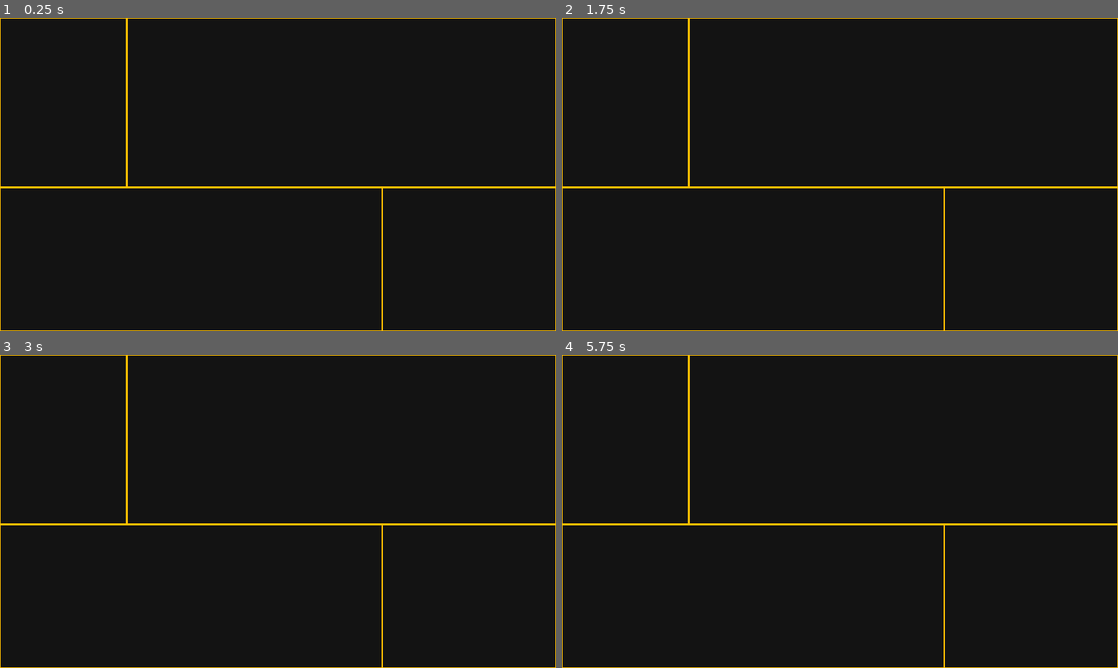
Above: before the commit, frames 1-4 (two rows, left to right).
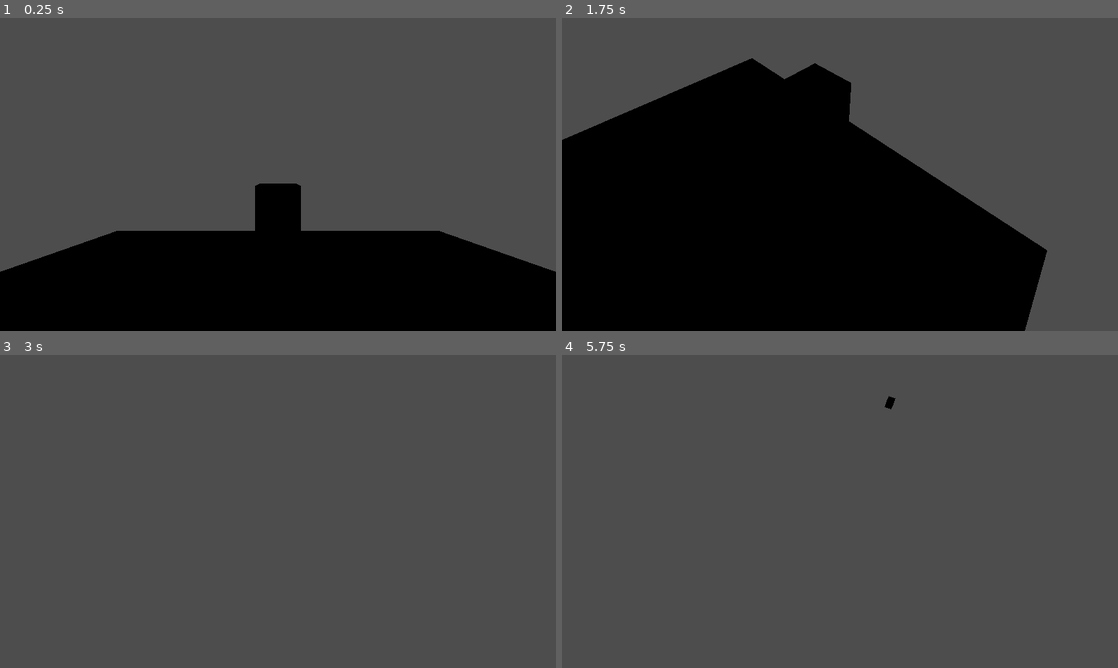
Above: after the commit, the same moments.

Repository: Rain-Gayming/Unnamed-RPG-Game
Game: Godot game, scene res://world/scenes/world_one.tscn
Two runs of this game, one before a commit and one after it. Both use one fixed random seed, a clock stepped at 60 frames per second and the inputs below. Before the commit the project starts from res://ui/scenes/main_ui_test.tscn.
Inputs (mouse positions are in pixels of both pictures, inside the frame that each line leads up to):
- Up to frame 1 (0.25 s): no input
- Up to frame 2 (1.75 s): click (623, 102) at 0.52 s; tap Enter (ui_accept) at 1.25, 1.35 s; move the mouse to (962, 158) at 1.27 s; hold D (movement_right, bound only after the commit) from 1.28 s (still down); tap Space (movement_jump, bound only after the commit) at 1.52 s; tap F (gameplay_interact, bound only after the commit) at 1.55 s
- Up to frame 3 (3 s): tap Space (movement_jump, bound only after the commit) at 1.82, 2.27, 2.3, 2.57, 2.85 s; move the mouse to (166, 527) at 2.02 s; release D (movement_right, bound only after the commit) at 2.03 s; hold S (movement_back, bound only after the commit) 2.03-2.78 s; tap F (gameplay_interact, bound only after the commit) at 2.1 s; move the mouse to (333, 442) at 2.77 s; hold D (movement_right, bound only after the commit) from 2.78 s (still down)
- Up to frame 4 (5.75 s): tap Enter (ui_accept) at 3.05, 3.5, 4.25, 4.35, 5, 5.3 s; move the mouse to (812, 574) at 3.52 s; release D (movement_right, bound only after the commit) at 3.53 s; hold W (movement_forward, bound only after the commit) 3.53-4.28 s; click (812, 574) at 3.6 s; tap Space (movement_jump, bound only after the commit) at 3.77, 4.07, 4.52, 4.55, 4.82, 5.27, 5.57 s; tap F (gameplay_interact, bound only after the commit) at 3.8, 5.1 s; move the mouse to (1006, 558) at 4.27 s; hold A (movement_left, bound only after the commit) from 4.28 s (still down); move the mouse to (673, 464) at 5.02 s

The runs differ from the first frame. In frame 1, 70% of the frame differs, in the area x 0-100%, y 0-100%; in frame 2, 45%; in frame 3, 100%; in frame 4, 100%.

Commit message:
interaction camera, settings script, player camer and fixed movement

Diff:
--- /dev/null
+++ b/unnamedrpggame/game/scripts/cursor_manager.gd
@@ -0,0 +1,10 @@
+extends Node
+
+@export var is_in_game: bool = true
+@export var is_paused: bool
+
+func _process(_delta):
+	if is_in_game:
+		Input.mouse_mode = Input.MOUSE_MODE_CAPTURED
+	else:
+		Input.mouse_mode = Input.MOUSE_MODE_VISIBLE
--- /dev/null
+++ b/unnamedrpggame/game/scripts/settings.gd
@@ -0,0 +1,7 @@
+extends Node
+
+@export_group("inputs")
+@export var y_sensitivity: float = 0.75
+@export var x_sensitivity: float = 0.75
+@export var invert_x: bool
+@export var invert_y: bool
--- /dev/null
+++ b/unnamedrpggame/interacting/scripts/interactable.gd
@@ -0,0 +1,5 @@
+extends Node
+
+
+func interact():
+	pass
--- /dev/null
+++ b/unnamedrpggame/interacting/scripts/interaction_camera.gd
@@ -0,0 +1,14 @@
+extends Node3D
+
+@export var reach_distance: float
+@export var raycast: RayCast3D
+
+func _ready():
+	raycast.target_position.y = -reach_distance
+
+func _process(_delta: float):
+	if Input.is_action_just_pressed("gameplay_interact"):
+		if raycast.is_colliding():
+			var hit = raycast.get_collider()
+			if hit.has_method("interact"):
+				print("^-^")
--- /dev/null
+++ b/unnamedrpggame/player/scripts/player_camera.gd
@@ -0,0 +1,24 @@
+extends Node3D
+
+@export_group("references")
+@export var look_rot: Vector2
+@export var player_body: Node3D
+
+func _physics_process(_delta: float):
+	player_body.rotation_degrees.y = look_rot.y
+	rotation_degrees.x = look_rot.x
+
+
+func _input(event):
+	if event is InputEventMouseMotion:
+		if Settings.invert_x:
+			look_rot.x += (event.relative.y * Settings.x_sensitivity)
+		else:
+			look_rot.x -= (event.relative.y * Settings.x_sensitivity)
+
+		if Settings.invert_x:
+			look_rot.y += (event.relative.x * Settings.x_sensitivity)
+		else:
+			look_rot.y -= (event.relative.x * Settings.x_sensitivity)
+
+		look_rot.x = clamp(look_rot.x, -85, 85)
--- /dev/null
+++ b/unnamedrpggame/player/scripts/player_movement.gd
@@ -0,0 +1,25 @@
+extends CharacterBody3D
+
+@export var current_speed: float
+@export var jump_height: float
+@export var acceleration: float
+
+var gravity = ProjectSettings.get_setting("physics/3d/default_gravity")
+
+func _physics_process(delta: float) -> void:
+	if not is_on_floor():
+		velocity.y -= gravity * delta
+
+	if Input.is_action_just_pressed("movement_jump") and is_on_floor():
+		velocity.y = jump_height
+
+	var input_direction = Input.get_vector("movement_left", "movement_right", "movement_forward", "movement_back")
+	var direction = (transform.basis * Vector3(input_direction.x, 0, input_direction.y)).normalized()
+	if direction:
+		velocity.x = lerp(velocity.x, direction.x * current_speed, acceleration * delta)
+		velocity.z = lerp(velocity.z, direction.z * current_speed, acceleration * delta)
+	else:
+		velocity.x = lerp(velocity.x, 0.0, acceleration * delta)
+		velocity.z = lerp(velocity.z, 0.0, acceleration * delta)
+
+	move_and_slide()
--- a/unnamedrpggame/project.godot
+++ b/unnamedrpggame/project.godot
@@ -12,14 +12,16 @@
 
 config/name="UnnamedRpgGame"
 config/tags=PackedStringArray("\"woke\"", "hasatleast1lesbian", "highfantasy", "mainproject", "rpg")
-run/main_scene="res://ui/scenes/main_ui_test.tscn"
+run/main_scene="res://world/scenes/world_one.tscn"
 config/features=PackedStringArray("4.3", "Forward Plus")
 boot_splash/show_image=false
 config/icon="res://icon.svg"
 
 [autoload]
 
-UiDirections="*res://ui/controllable_ui/UiDirections.gd"
+UiDirections="*res://ui/controllable_ui/ui_directions.gd"
+Settings="*res://game/scripts/settings.gd"
+CursorManager="*res://game/scripts/cursor_manager.gd"
 
 [display]
 
@@ -34,6 +36,51 @@
 "events": [Object(InputEventMouseButton,"resource_local_to_scene":false,"resource_name":"","device":-1,"window_id":0,"a …(253 unchanged characters)…
 ]
 }
+movement_left={
+"deadzone": 0.5,
+"events": [Object(InputEventKey,"resource_local_to_scene":false,"resource_name":"","device":-1,"window_id":0,"alt_pressed":false,"shift_pressed":false,"ctrl_pressed":false,"meta_pressed":false,"pressed":false,"keycode":0,"physical_keycode":65,"key_label":0,"unicode":97,"location":0,"echo":false,"script":null)
+]
+}
+movement_right={
+"deadzone": 0.5,
+"events": [Object(InputEventKey,"resource_local_to_scene":false,"resource_name":"","device":-1,"window_id":0,"alt_pressed":false,"shift_pressed":false,"ctrl_pressed":false,"meta_pressed":false,"pressed":false,"keycode":0,"physical_keycode":68,"key_label":0,"unicode":100,"location":0,"echo":false,"script":null)
+]
+}
+movement_forward={
+"deadzone": 0.5,
+"events": [Object(InputEventKey,"resource_local_to_scene":false,"resource_name":"","device":-1,"window_id":0,"alt_pressed":false,"shift_pressed":false,"ctrl_pressed":false,"meta_pressed":false,"pressed":false,"keycode":0,"physical_keycode":87,"key_label":0,"unicode":119,"location":0,"echo":false,"script":null)
+]
+}
+movement_back={
+"deadzone": 0.5,
+"events": [Object(InputEventKey,"resource_local_to_scene":false,"resource_name":"","device":-1,"window_id":0,"alt_pressed":false,"shift_pressed":false,"ctrl_pressed":false,"meta_pressed":false,"pressed":false,"keycode":0,"physical_keycode":83,"key_label":0,"unicode":115,"location":0,"echo":false,"script":null)
+]
+}
+movement_jump={
+"deadzone": 0.5,
+"events": [Object(InputEventKey,"resource_local_to_scene":false,"resource_name":"","device":-1,"window_id":0,"alt_pressed":false,"shift_pressed":false,"ctrl_pressed":false,"meta_pressed":false,"pressed":false,"keycode":0,"physical_keycode":32,"key_label":0,"unicode":32,"location":0,"echo":false,"script":null)
+]
+}
+movement_crouch={
+"deadzone": 0.5,
+"events": [Object(InputEventKey,"resource_local_to_scene":false,"resource_name":"","device":-1,"window_id":0,"alt_pressed":false,"shift_pressed":false,"ctrl_pressed":false,"meta_pressed":false,"pressed":false,"keycode":0,"physical_keycode":4194326,"key_label":0,"unicode":0,"location":0,"echo":false,"script":null)
+]
+}
+movement_run={
+"deadzone": 0.5,
+"events": [Object(InputEventKey,"resource_local_to_scene":false,"resource_name":"","device":-1,"window_id":0,"alt_pressed":false,"shift_pressed":false,"ctrl_pressed":false,"meta_pressed":false,"pressed":false,"keycode":0,"physical_keycode":4194328,"key_label":0,"unicode":0,"location":0,"echo":false,"script":null)
+]
+}
+movement_sprint={
+"deadzone": 0.5,
+"events": [Object(InputEventKey,"resource_local_to_scene":false,"resource_name":"","device":-1,"window_id":0,"alt_pressed":false,"shift_pressed":false,"ctrl_pressed":false,"meta_pressed":false,"pressed":false,"keycode":0,"physical_keycode":4194325,"key_label":0,"unicode":0,"location":0,"echo":false,"script":null)
+]
+}
+gameplay_interact={
+"deadzone": 0.5,
+"events": [Object(InputEventKey,"resource_local_to_scene":false,"resource_name":"","device":-1,"window_id":0,"alt_pressed":false,"shift_pressed":false,"ctrl_pressed":false,"meta_pressed":false,"pressed":false,"keycode":0,"physical_keycode":70,"key_label":0,"unicode":102,"location":0,"echo":false,"script":null)
+]
+}
 
 [rendering]
 
--- a/unnamedrpggame/ui/controllable_ui/scenes/controlable_menu.tscn
+++ b/unnamedrpggame/ui/controllable_ui/scenes/controlable_menu.tscn
@@ -1,6 +1,6 @@
 [gd_scene load_steps=4 format=3 uid="uid://b25i31r51qafw"]
 
-[ext_resource type="Script" path="res://ui/controllable_ui/scripts/ControllableMenu.gd" id="1_7uupb"]
+[ext_resource type="Script" path="res://ui/controllable_ui/scripts/controllable_menu.gd" id="1_7uupb"]
 [ext_resource type="PackedScene" uid="uid://fdwr4crkey1a" path="res://ui/controllable_ui/scenes/selector.tscn" id="2_ittry"]
 [ext_resource type="Texture2D" uid="uid://d051r7snj2u0v" path="res://ui/ui_background.png" id="2_m8xda"]
 
--- a/unnamedrpggame/ui/controllable_ui/scenes/selector.tscn
+++ b/unnamedrpggame/ui/controllable_ui/scenes/selector.tscn
@@ -1,6 +1,6 @@
 [gd_scene load_steps=2 format=3 uid="uid://fdwr4crkey1a"]
 
-[ext_resource type="Script" path="res://ui/controllable_ui/scripts/Selector.gd" id="1_kma7p"]
+[ext_resource type="Script" path="res://ui/controllable_ui/scripts/menu_selector.gd" id="1_kma7p"]
 
 [node name="selector" type="Control" node_paths=PackedStringArray("debug_display")]
 layout_mode = 3
--- /dev/null
+++ b/unnamedrpggame/ui/inventory/items/new_resource.tres
@@ -0,0 +1,9 @@
+[gd_resource type="Resource" script_class="BaseItem" load_steps=2 format=3 uid="uid://u1hfc5fxgav2"]
+
+[ext_resource type="Script" path="res://ui/inventory/scripts/base_item_resource.gd" id="1_ur05l"]
+
+[resource]
+script = ExtResource("1_ur05l")
+item_name = ""
+item_description = ""
+can_stack = false
--- a/unnamedrpggame/ui/inventory/scenes/inventory.tscn
+++ b/unnamedrpggame/ui/inventory/scenes/inventory.tscn
@@ -1,16 +1,177 @@
-[gd_scene load_steps=4 format=3 uid="uid://y6volqeh44bh"]
-
-[ext_resource type="PackedScene" uid="uid://b25i31r51qafw" path="res://ui/controllable_ui/scenes/controlable_menu.tscn" id="1_uwwsr"]
+[gd_scene load_steps=10 format=3 uid="uid://y6volqeh44bh"]
+
+[ext_resource type="Script" path="res://ui/controllable_ui/scripts/controllable_menu.gd" id="1_b3frw"]
 [ext_resource type="Script" path="res://ui/variable_grid_columns.gd" id="2_hw0o6"]
+[ext_resource type="Texture2D" uid="uid://d051r7snj2u0v" path="res://ui/ui_background.png" id="2_nwacc"]
+[ext_resource type="PackedScene" uid="uid://fdwr4crkey1a" path="res://ui/controllable_ui/scenes/selector.tscn" id="3_0j40y"]
 [ext_resource type="PackedScene" uid="uid://bxtn0gk0ey7ph" path="res://ui/inventory/scenes/item_slot.tscn" id="3_rrcyy"]
-
-[node name="inventory" instance=ExtResource("1_uwwsr")]
+[ext_resource type="Script" path="res://ui/inventory/scripts/inventory.gd" id="6_tupjg"]
+[ext_resource type="Resource" uid="uid://u1hfc5fxgav2" path="res://ui/inventory/items/new_resource.tres" id="7_mkq6c"]
+[ext_resource type="Script" path="res://ui/inventory/scripts/inventory_item.gd" id="8_pe4my"]
+
+[sub_resource type="Resource" id="Resource_4ewau"]
+script = ExtResource("8_pe4my")
+current_item = ExtResource("7_mkq6c")
+current_amount = 4
+
+[node name="inventory" type="Control"]
+layout_mode = 3
+anchors_preset = 8
+anchor_left = 0.5
+anchor_top = 0.5
+anchor_right = 0.5
+anchor_bottom = 0.5
 offset_left = -582.0
 offset_top = -449.0
 offset_right = 565.0
 offset_bottom = 317.0
-
-[node name="item_grid" type="GridContainer" parent="." index="10"]
+grow_horizontal = 2
+grow_vertical = 2
+pivot_offset = Vector2(300, 250)
+size_flags_horizontal = 6
+size_flags_vertical = 3
+script = ExtResource("1_b3frw")
+
+[node name="NinePatchRect" type="NinePatchRect" parent="."]
+layout_mode = 1
+anchors_preset = 15
+anchor_right = 1.0
+anchor_bottom = 1.0
+grow_horizontal = 2
+grow_vertical = 2
+texture = ExtResource("2_nwacc")
+patch_margin_left = 3
+patch_margin_top = 3
+patch_margin_right = 3
+patch_margin_bottom = 3
+axis_stretch_horizontal = 2
+axis_stretch_vertical = 2
+
+[node name="Button" type="Button" parent="NinePatchRect"]
+z_index = -1
+layout_mode = 1
+anchors_preset = 15
+anchor_right = 1.0
+anchor_bottom = 1.0
+offset_left = 11.0
+offset_top = 11.0
+offset_right = -11.0
+offset_bottom = -11.0
+grow_horizontal = 2
+grow_vertical = 2
+focus_mode = 0
+theme_override_colors/font_disabled_color = Color(0, 0, 0, 1)
+theme_override_colors/font_hover_pressed_color = Color(0, 0, 0, 1)
+theme_override_colors/font_hover_color = Color(0, 0, 0, 1)
+theme_override_colors/font_pressed_color = Color(0, 0, 0, 0)
+theme_override_colors/font_focus_color = Color(0, 0, 0, 0)
+theme_override_colors/font_color = Color(0, 0, 0, 1)
+theme_override_colors/font_outline_color = Color(0, 0, 0, 0)
+theme_override_colors/icon_normal_color = Color(0, 0, 0, 1)
+theme_override_colors/icon_focus_color = Color(0, 0, 0, 0)
+theme_override_colors/icon_pressed_color = Color(0, 0, 0, 0)
+theme_override_colors/icon_hover_color = Color(0, 0, 0, 1)
+theme_override_colors/icon_hover_pressed_color = Color(0, 0, 0, 1)
+theme_override_colors/icon_disabled_color = Color(0, 0, 0, 1)
+action_mode = 0
+flat = true
+
+[node name="selector_drag" parent="." node_paths=PackedStringArray("menu") instance=ExtResource("3_0j40y")]
+layout_mode = 1
+anchors_preset = 10
+anchor_right = 1.0
+anchor_bottom = 0.0
+offset_top = 5.0
+offset_bottom = 10.0
+grow_horizontal = 2
+grow_vertical = 1
+direction = 8
+menu = NodePath("..")
+
+[node name="selector_north" parent="." node_paths=PackedStringArray("menu") instance=ExtResource("3_0j40y")]
+layout_mode = 1
+anchors_preset = 10
+anchor_right = 1.0
+anchor_bottom = 0.0
+offset_bottom = 5.0
+grow_horizontal = 2
+grow_vertical = 1
+direction = 0
+menu = NodePath("..")
+
+[node name="selector_east" parent="." node_paths=PackedStringArray("menu") instance=ExtResource("3_0j40y")]
+layout_mode = 1
+anchors_preset = 11
+anchor_left = 1.0
+anchor_right = 1.0
+offset_left = -5.0
+grow_horizontal = 0
+direction = 2
+menu = NodePath("..")
+
+[node name="selector_south" parent="." node_paths=PackedStringArray("menu") instance=ExtResource("3_0j40y")]
+layout_mode = 1
+anchors_preset = 12
+anchor_top = 1.0
+anchor_right = 1.0
+offset_top = -5.0
+grow_horizontal = 2
+grow_vertical = 0
+direction = 4
+menu = NodePath("..")
+
+[node name="selector_west" parent="." node_paths=PackedStringArray("menu") instance=ExtResource("3_0j40y")]
+layout_mode = 1
+offset_right = 5.0
+menu = NodePath("..")
+
+[node name="selector_north_east" parent="." node_paths=PackedStringArray("menu") instance=ExtResource("3_0j40y")]
+layout_mode = 1
+anchors_preset = 1
+anchor_left = 1.0
+anchor_right = 1.0
+anchor_bottom = 0.0
+offset_left = -5.0
+offset_bottom = 5.0
+grow_horizontal = 0
+grow_vertical = 1
+direction = 1
+menu = NodePath("..")
+
+[node name="selector_south_east" parent="." node_paths=PackedStringArray("menu") instance=ExtResource("3_0j40y")]
+layout_mode = 1
+anchors_preset = 3
+anchor_left = 1.0
+anchor_top = 1.0
+anchor_right = 1.0
+offset_left = -5.0
+offset_top = -5.0
+grow_horizontal = 0
+grow_vertical = 0
+direction = 3
+menu = NodePath("..")
+
+[node name="selector_south_west" parent="." node_paths=PackedStringArray("menu") instance=ExtResource("3_0j40y")]
+layout_mode = 1
+anchors_preset = 2
+anchor_top = 1.0
+offset_top = -5.0
+offset_right = 5.0
+grow_vertical = 0
+direction = 5
+menu = NodePath("..")
+
+[node name="selector_north_west" parent="." node_paths=PackedStringArray("menu") instance=ExtResource("3_0j40y")]
+layout_mode = 1
+anchors_preset = 0
+anchor_bottom = 0.0
+offset_right = 5.0
+offset_bottom = 5.0
+grow_vertical = 1
+direction = 7
+menu = NodePath("..")
+
+[node name="item_grid" type="GridContainer" parent="."]
 layout_mode = 1
 anchors_preset = 15
 anchor_right = 1.0
@@ -27,5 +188,18 @@
 script = ExtResource("2_hw0o6")
 internal_object_size = 45.0
 
-[node name="item_slot" parent="item_grid" index="0" instance=ExtResource("3_rrcyy")]
+[node name="item_slot" parent="item_grid" instance=ExtResource("3_rrcyy")]
 layout_mode = 2
+
+[node name="inventory" type="Control" parent="." node_paths=PackedStringArray("item_grid")]
+anchors_preset = 0
+offset_top = -1.0
+offset_right = 40.0
+offset_bottom = 39.0
+mouse_filter = 2
+script = ExtResource("6_tupjg")
+item_slot = ExtResource("3_rrcyy")
+item_grid = NodePath("../item_grid")
+debug_item = SubResource("Resource_4ewau")
+
+[connection signal="pressed" from="NinePatchRect/Button" to="." method="set_on_top"]
--- a/unnamedrpggame/ui/inventory/scenes/item_slot.tscn
+++ b/unnamedrpggame/ui/inventory/scenes/item_slot.tscn
@@ -1,6 +1,6 @@
 [gd_scene load_steps=2 format=3 uid="uid://bxtn0gk0ey7ph"]
 
-[ext_resource type="Script" path="res://ui/inventory/scripts/ItemSlot.gd" id="1_o8xel"]
+[ext_resource type="Script" path="res://ui/inventory/scripts/item_slot.gd" id="1_o8xel"]
 
 [node name="item_slot" type="Control" node_paths=PackedStringArray("item_icon", "item_amount")]
 custom_minimum_size = Vector2(45, 45)
--- /dev/null
+++ b/unnamedrpggame/ui/inventory/scripts/inventory.gd
@@ -0,0 +1,59 @@
+extends Node
+
+@export_group("UI")
+@export var item_slot: PackedScene
+@export var item_grid: Control
+@export var item_slots: Array[ItemSlot]
+
+@export_group("items")
+@export var inventory_items: Array[InventoryItem]
+@export var items: Array[BaseItem]
+
+@export_group("debug")
+@export var debug_item: InventoryItem
+
+func _process(_delta):
+	#this is just debug remove later
+	if Input.is_action_just_pressed("ui_accept"):
+		debug_add()
+
+#debug code
+func debug_add():
+	add_item(debug_item)
+
+func add_item(item_to_add: InventoryItem):
+	#does the container have the item?
+	#if yes then add the amount
+	#if no then add a new slot
+	if items.has(item_to_add.current_item):
+		#gets the items index
+		var item_index = items.find(item_to_add.current_item)
+
+		add_existing_item(item_to_add.current_amount, item_index)
+		return
+	else:
+		add_new_item(item_to_add)
+		return
+
+#combines the amounts together
+#then updates the slots
+func add_existing_item(item_to_add: int, index: int):
+	inventory_items[index].current_amount += item_to_add
+	item_slots[index].update_slot()
+	print("item " + items[index].item_name + " already exists combining the amounts to: " + str(inventory_items[index].current_amount))
+
+#creates a new item slot,
+#sets the item in the slot to the new one
+#updates the slot manually
+#adds the item to the arrays for tracking
+func add_new_item(item_to_add: InventoryItem):
+	#slot creation
+	var new_slot = item_slot.instantiate()
+	new_slot.item = item_to_add
+	item_grid.add_child(new_slot)
+	new_slot.update_slot()
+
+	#tracking stuff
+	item_slots.append(new_slot)
+	inventory_items.append(item_to_add)
+	items.append(item_to_add.current_item)
--- a/unnamedrpggame/ui/inventory/scripts/ItemSlot.gd
+++ b/unnamedrpggame/ui/inventory/scripts/item_slot.gd
@@ -8,9 +8,6 @@
 @export var item_icon: TextureRect
 @export var item_amount: RichTextLabel
 
-func _ready():
-	update_slot()
-
 func update_slot():
 	if item == null or item.current_amount <= 0 or item.current_item == null:
 		self.queue_free()
--- a/unnamedrpggame/ui/scenes/main_ui_test.tscn
+++ b/unnamedrpggame/ui/scenes/main_ui_test.tscn
@@ -1,7 +1,7 @@
 [gd_scene load_steps=4 format=3 uid="uid://dh8twu4jr1bw8"]
 
 [ext_resource type="PackedScene" uid="uid://b25i31r51qafw" path="res://ui/controllable_ui/scenes/controlable_menu.tscn" id="1_05mbn"]
-[ext_resource type="Script" path="res://ui/MenuManager.gd" id="1_beql3"]
+[ext_resource type="Script" path="res://ui/menu_manager.gd" id="1_beql3"]
 [ext_resource type="PackedScene" uid="uid://y6volqeh44bh" path="res://ui/inventory/scenes/inventory.tscn" id="3_b6bqi"]
 
 [node name="MainUiTest" type="Control" node_paths=PackedStringArray("menus")]
--- /dev/null
+++ b/unnamedrpggame/world/scenes/world_one.tscn
@@ -0,0 +1,57 @@
+[gd_scene load_steps=9 format=3 uid="uid://cvp3n7tta2bqi"]
+
+[ext_resource type="Script" path="res://player/scripts/player_movement.gd" id="1_50kem"]
+[ext_resource type="Script" path="res://player/scripts/player_camera.gd" id="2_dlova"]
+[ext_resource type="Script" path="res://interacting/scripts/interaction_camera.gd" id="3_8s1im"]
+[ext_resource type="Script" path="res://interacting/scripts/interactable.gd" id="4_o36gq"]
+
+[sub_resource type="PlaneMesh" id="PlaneMesh_x6msp"]
+
+[sub_resource type="CapsuleShape3D" id="CapsuleShape3D_utnxf"]
+
+[sub_resource type="CapsuleMesh" id="CapsuleMesh_6wul3"]
+
+[sub_resource type="BoxMesh" id="BoxMesh_86wrr"]
+
+[node name="world_one" type="Node3D"]
+
+[node name="floor" type="CSGMesh3D" parent="."]
+transform = Transform3D(5, 0, 0, 0, 5, 0, 0, 0, 5, 0, 0, 0)
+use_collision = true
+mesh = SubResource("PlaneMesh_x6msp")
+
+[node name="player" type="CharacterBody3D" parent="."]
+script = ExtResource("1_50kem")
+current_speed = 8.0
+jump_height = 8.0
+acceleration = 16.0
+
+[node name="camera_holder" type="Node3D" parent="player" node_paths=PackedStringArray("player_body")]
+transform = Transform3D(1, 0, 0, 0, 1, 0, 0, 0, 1, 0, 1.75, 0)
+script = ExtResource("2_dlova")
+player_body = NodePath("..")
+
+[node name="camera" type="Camera3D" parent="player/camera_holder" node_paths=PackedStringArray("raycast")]
+fov = 88.5933
+near = 0.001
+script = ExtResource("3_8s1im")
+reach_distance = 15.0
+raycast = NodePath("raycast")
+
+[node name="raycast" type="RayCast3D" parent="player/camera_holder/camera"]
+transform = Transform3D(1, 0, 0, 0, -4.37114e-08, -1, 0, 1, -4.37114e-08, 0, 0, 0)
+collide_with_areas = true
+
+[node name="collider" type="CollisionShape3D" parent="player"]
+transform = Transform3D(1, 0, 0, 0, 1, 0, 0, 0, 1, 0, 1, 0)
+shape = SubResource("CapsuleShape3D_utnxf")
+
+[node name="mesh" type="MeshInstance3D" parent="player"]
+transform = Transform3D(1, 0, 0, 0, 1, 0, 0, 0, 1, 0, 1, 0)
+mesh = SubResource("CapsuleMesh_6wul3")
+
+[node name="interactable" type="CSGMesh3D" parent="."]
+transform = Transform3D(1, 0, 0, 0, 1, 0, 0, 0, 1, 0, 1, -4)
+use_collision = true
+mesh = SubResource("BoxMesh_86wrr")
+script = ExtResource("4_o36gq")
Renamed: unnamedrpggame/ui/controllable_ui/scripts/ControllableMenu.gd -> unnamedrpggame/ui/controllable_ui/scripts/controllable_menu.gd
Renamed: unnamedrpggame/ui/controllable_ui/scripts/Selector.gd -> unnamedrpggame/ui/controllable_ui/scripts/menu_selector.gd
Renamed: unnamedrpggame/ui/controllable_ui/UiDirections.gd -> unnamedrpggame/ui/controllable_ui/ui_directions.gd
Renamed: unnamedrpggame/ui/inventory/scripts/BaseItemResource.gd -> unnamedrpggame/ui/inventory/scripts/base_item_resource.gd
Renamed: unnamedrpggame/ui/inventory/scripts/InventoryItem.gd -> unnamedrpggame/ui/inventory/scripts/inventory_item.gd
Renamed: unnamedrpggame/ui/MenuManager.gd -> unnamedrpggame/ui/menu_manager.gd
